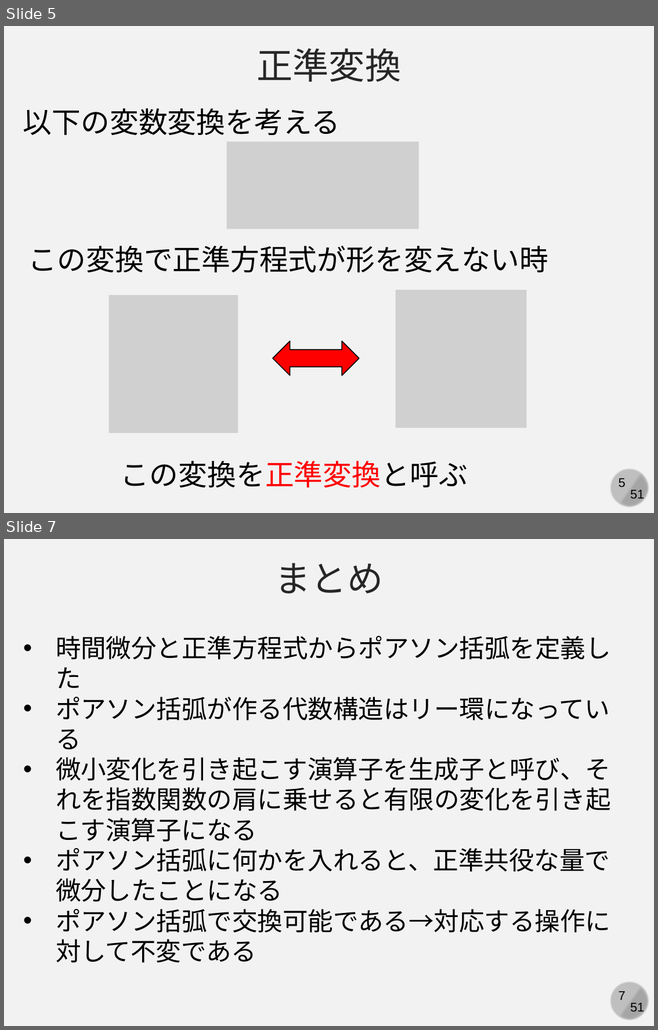
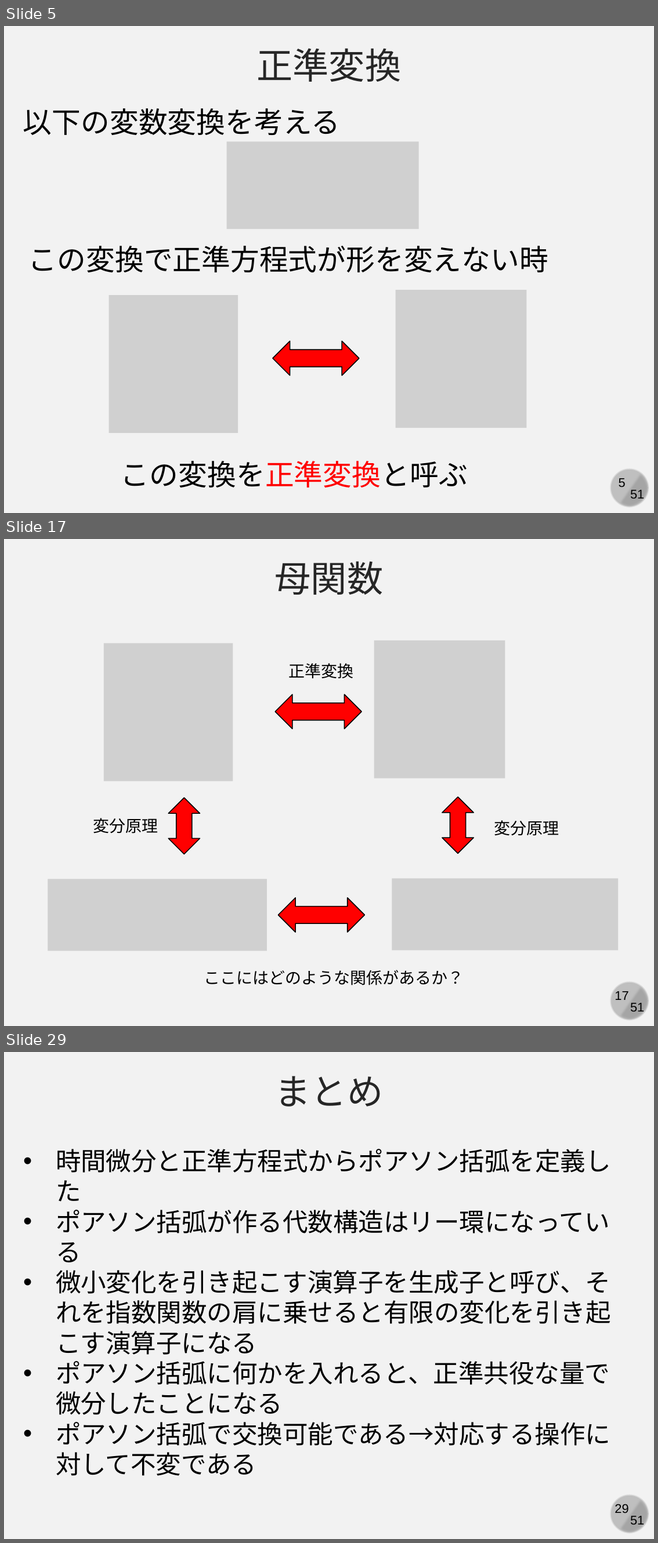
Before and after one commit to kaityo256/classical_mechanics, a slide deck: canonical_transformation/fig/slide.pptx. Shown one above the other, each under a label of ours: slides 5 and 7 before the commit, slides 5, 17 and 29 after it; the slides between them are not shown. The pictures are 658x1030 and 658x1543 pixels, drawn with LibreOffice and Linux fonts; fonts in the diff are those of the drawing; grey boxes stand for pictures. Boxes give left, top, right and bottom in pixels: in the first picture for what was removed or moved away, otherwise in the second. Text is boxed around its words. In the diff, an @@ line names an element or a change of style, - is before the commit and + after.

```diff
--- a/canonical_transformation/fig/slide.pptx
+++ b/canonical_transformation/fig/slide.pptx
@@ slide 17 added at (4,539,654,1026), background #F2F2F2; not listed: 4 template elements that a slide beside it also shows @@
@@ text added at (275,561,383,595), 40 pt, text #262626 @@
+母関数
@@ picture added at (104,643,233,781) @@
@@ picture added at (373,641,505,778) @@
@@ text added at (288,663,353,679), 18 pt, text #000000 @@
+正準変換
@@ left right arrow added at (275,694,361,729), fill #FF0000, outline #000000 1 pt @@
@@ left right arrow added at (169,798,200,855), fill #FF0000, outline #000000 1 pt @@
@@ left right arrow added at (442,797,473,853), fill #FF0000, outline #000000 1 pt @@
@@ text added at (93,818,158,834), 18 pt, text #000000 @@
+変分原理
@@ text added at (494,820,558,836), 18 pt, text #000000 @@
+変分原理
@@ picture added at (48,879,266,951) @@
@@ picture added at (392,879,618,951) @@
@@ left right arrow added at (278,897,365,932), fill #FF0000, outline #000000 1 pt @@
@@ text added at (204,970,463,986), 18 pt, text #000000 @@
+ここにはどのような関係があるか？
@@ what was slide 7 is now slide 29 @@
@@ page number at (614,1504,628,1513): text changed @@
-7
+29
```
Also in this commit, not shown: 1 slide changed, 21 other slides added, 1 other file.
